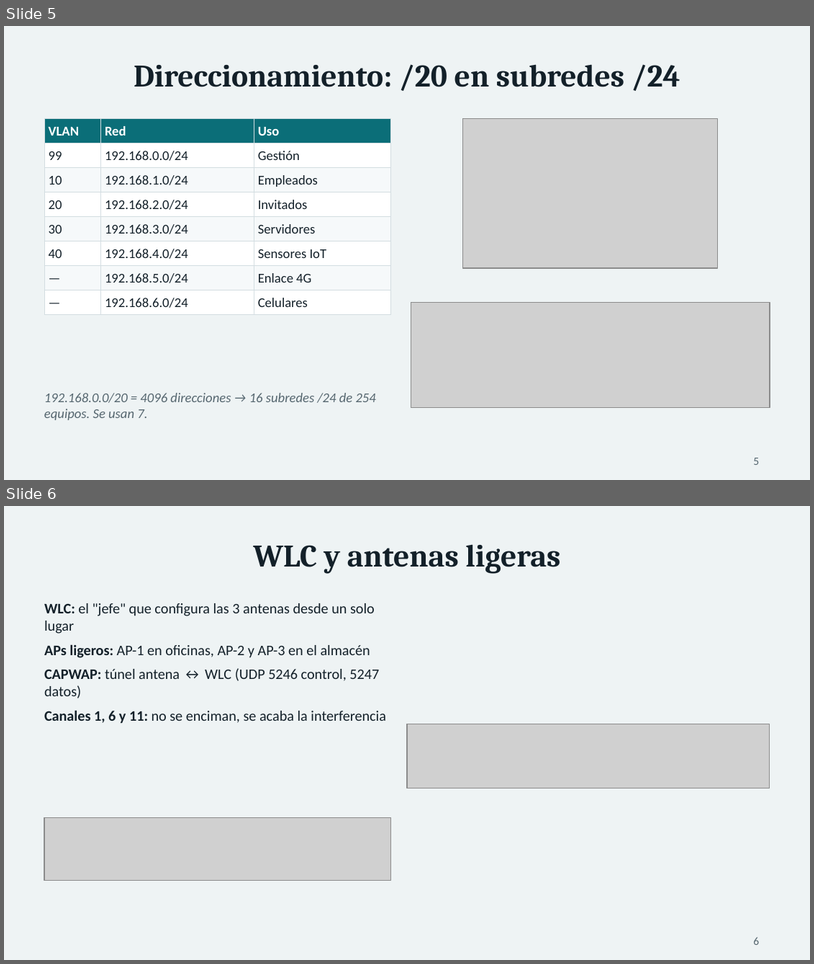
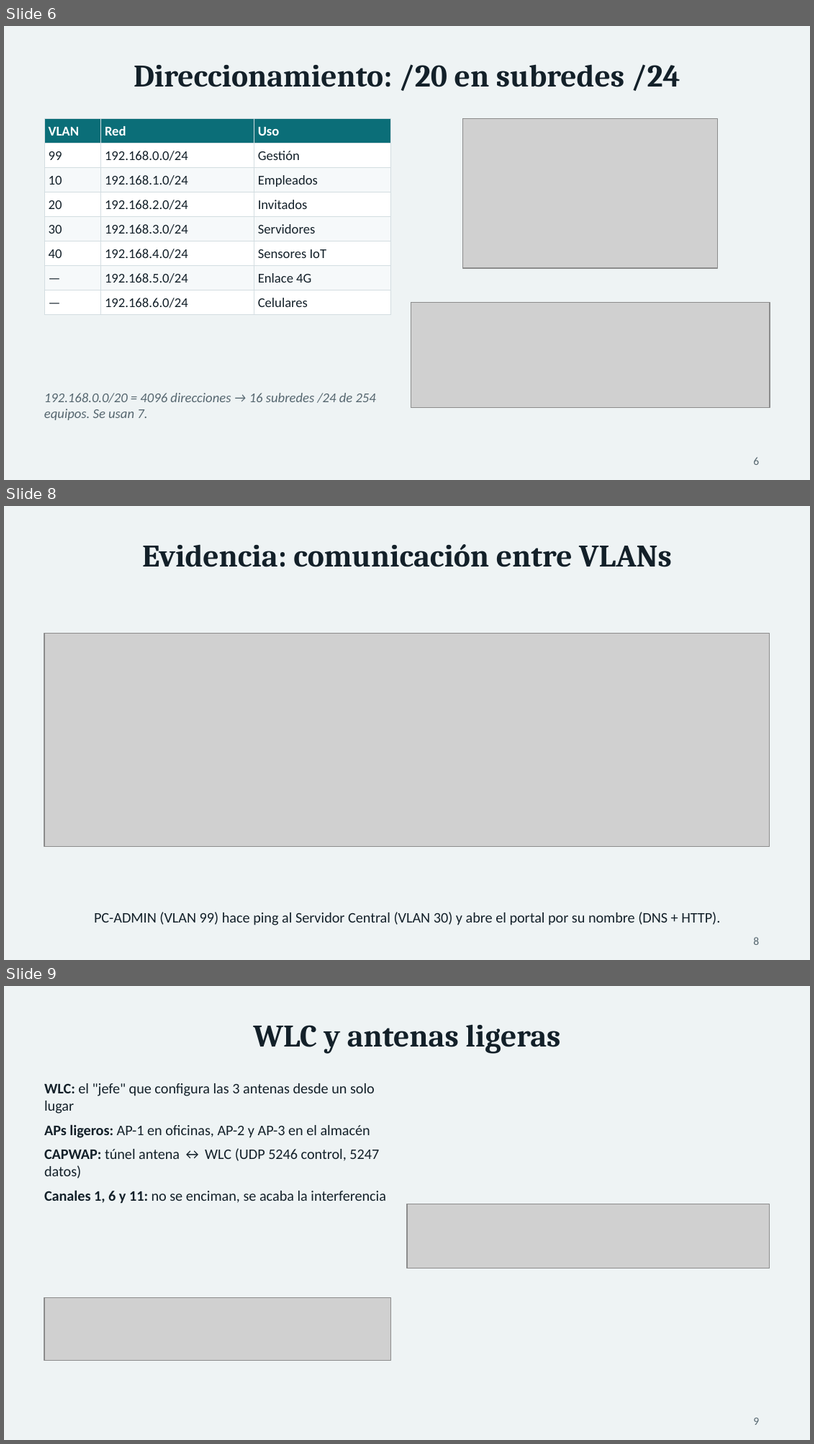
Before and after one commit to USX22/inalambricreds2, a slide deck: entregables/Presentacion_InnovaLogistics.pptx. Shown one above the other, each under a label of ours: slides 5 and 6 before the commit, slides 6, 8 and 9 after it; the slides between them are not shown. The pictures are 814x964 and 814x1444 pixels, drawn with LibreOffice and Linux fonts; fonts in the diff are those of the drawing; grey boxes stand for pictures. Boxes give left, top, right and bottom in pixels: in the first picture for what was removed or moved away, otherwise in the second. Text is boxed around its words. In the diff, an @@ line names an element or a change of style, - is before the commit and + after.

```diff
--- a/entregables/Presentacion_InnovaLogistics.pptx
+++ b/entregables/Presentacion_InnovaLogistics.pptx
@@ slide 8 added at [4, 506, 810, 960], background #EEF3F4 @@
@@ title added at [142, 544, 672, 567], 28 pt, text #132029, bold @@
+Evidencia: comunicación entre VLANs
@@ picture added at [44, 633, 770, 847] @@
@@ text added at [94, 911, 720, 925], 13 pt, text #132029 @@
+PC-ADMIN (VLAN 99) hace ping al Servidor Central (VLAN 30) y abre el portal por su nombre (DNS + HTTP).
@@ page number added at [754, 937, 759, 944], 10 pt, text #55666F @@
+8
@@ what was slide 5 is now slide 6 @@
@@ page number at [754, 457, 759, 464]: text changed @@
-5
+6
@@ what was slide 6 is now slide 9 @@
@@ page number at [754, 1417, 759, 1424]: text changed @@
-6
+9
```
Also in this commit, not shown: 14 other slides added, 14 other files.
